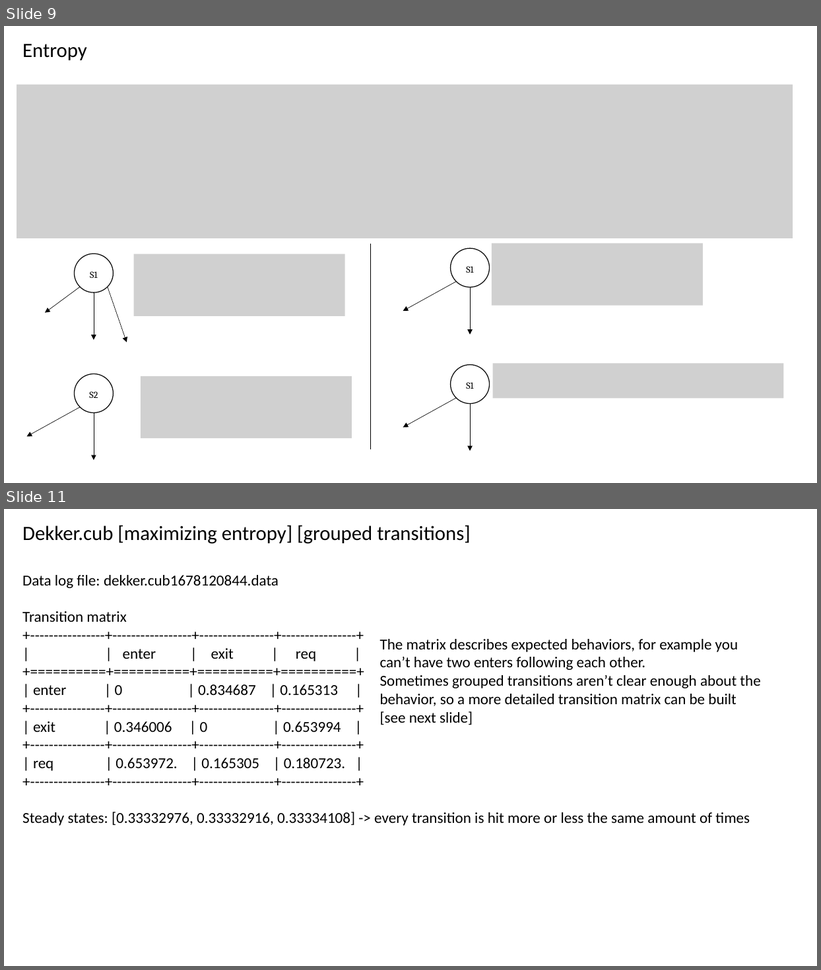
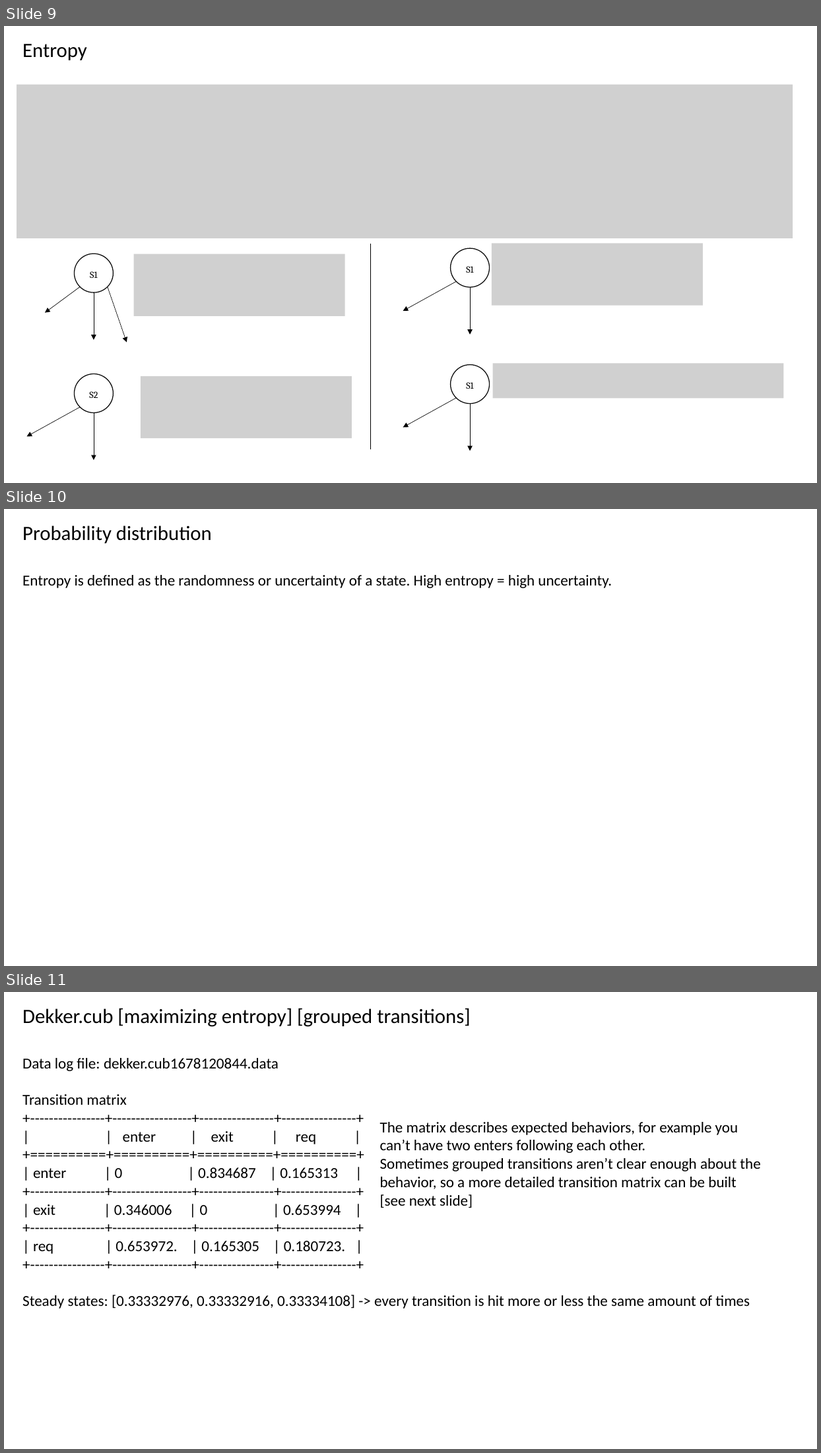
Before and after one commit to cubicle-model-checker/cubicle, a slide deck: mcmc_method.pptx. Shown one above the other, each under a label of ours: slides 9 and 11 before the commit, slides 9, 10 and 11 after it; the slides between them are not shown. The pictures are 821x970 and 821x1453 pixels, drawn with LibreOffice and Linux fonts; fonts in the diff are those of the drawing; grey boxes stand for pictures. Boxes give left, top, right and bottom in pixels: in the first picture for what was removed or moved away, otherwise in the second. Text is boxed around its words. In the diff, an @@ line names an element or a change of style, - is before the commit and + after.

```diff
--- a/mcmc_method.pptx
+++ b/mcmc_method.pptx
@@ slide 10 added at (4,509,817,966), background #FFFFFF @@
@@ text added at (22,525,212,543), 24 pt, text #000000 @@
+Probability distribution
@@ text added at (22,575,612,588), 18 pt, text #000000 @@
+Entropy is defined as the randomness or uncertainty of a state. High entropy = high uncertainty.
```
Also in this commit, not shown: 1 slide changed, 1 slide removed.
